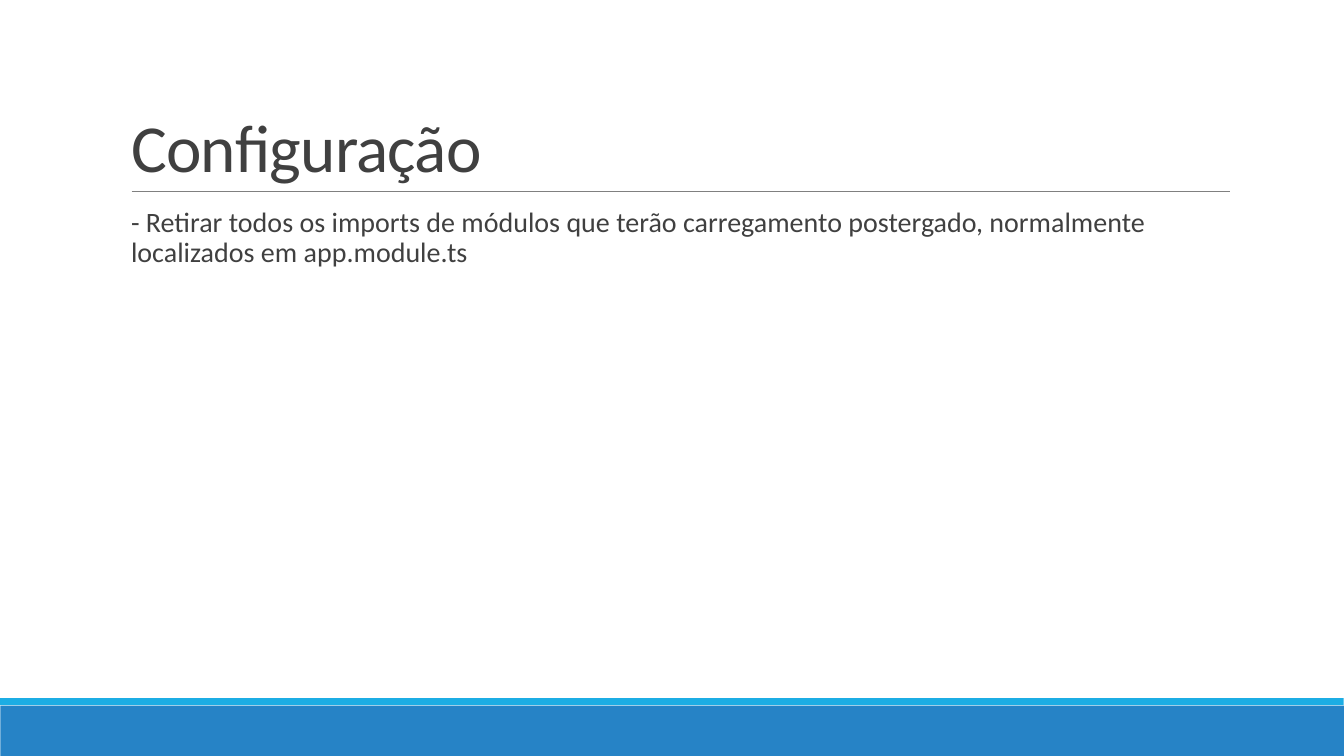
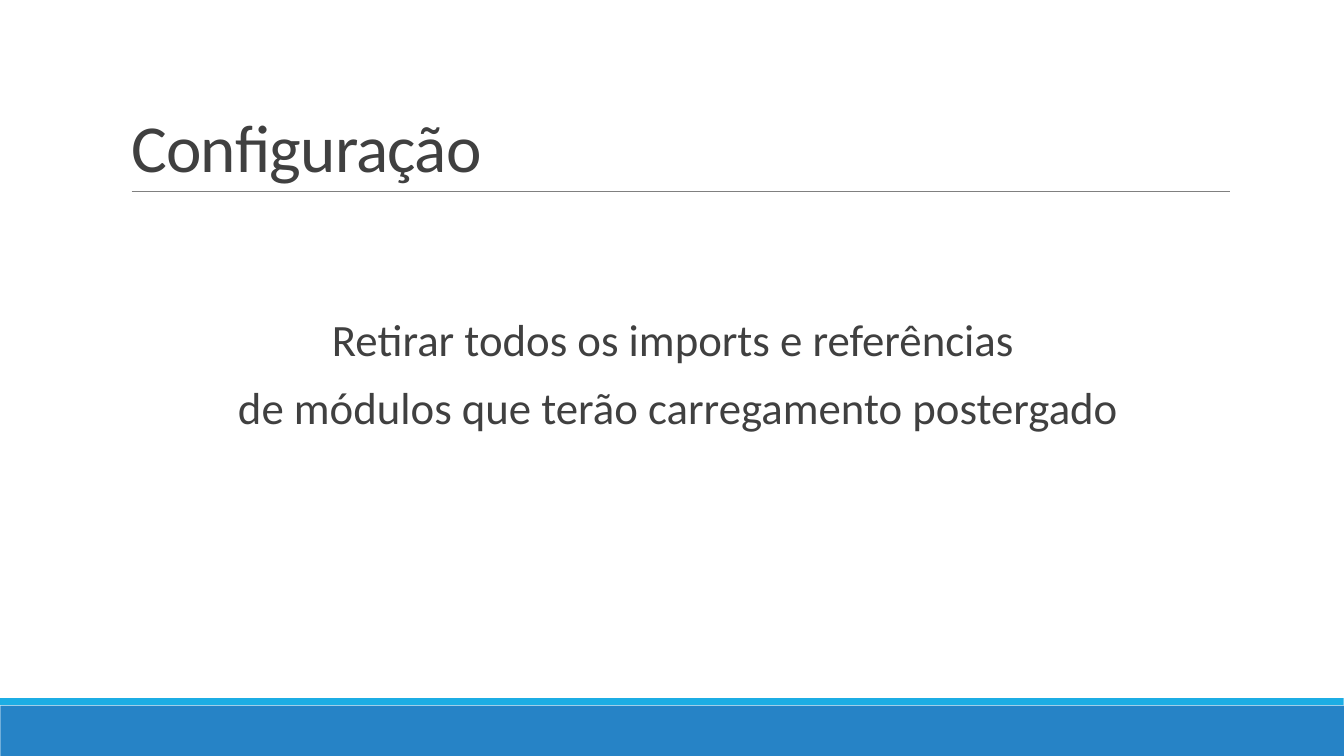
Before and after one commit to eduardoflorence/angular-lazy-loading, a slide deck: slide 5 of eduardo-florence-meetup-angular-rio-lazy-loading.pptx. Drawn at 1344x756 pixels with LibreOffice and Linux fonts; fonts in the diff are those of the drawing. Boxes give left, top, right and bottom in pixels: in the first picture for what was removed or moved away, otherwise in the second. Text is boxed around its words. In the diff, an @@ line names an element or a change of style, - is before the commit and + after.

```diff
--- a/eduardo-florence-meetup-angular-rio-lazy-loading.pptx
+++ b/eduardo-florence-meetup-angular-rio-lazy-loading.pptx
@@ text at [238,325,1117,432]: text changed; size 20 to 32 pt @@
-  - Retirar todos os imports de módulos que terão carregamento postergado, normalmente localizados em app.module.ts
+  Retirar todos os imports e referências
+  de módulos que terão carregamento postergado
```
Also in this commit, not shown: 6 other slides changed, 15 slides added.
